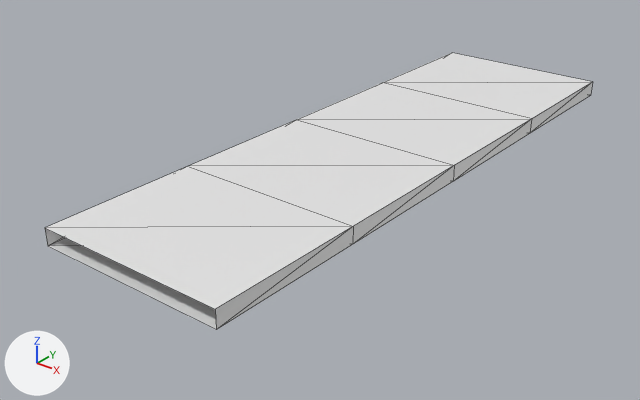
Renders of the OBJ model mesh/19.5/br4_elevated_lod.obj from each side of a commit.
The view is the same before and after, from a camera (50 mm lens) standing at (48.0, -68.2, 33.4) and looking at (-2.7, -4.7, -6.0). The lights are fixed; the arrows at lower left show +X, +Y and +Z. Mesh edges are drawn as thin lines. Where no turn or scale is listed for an object, it has been applied to the vertices. Vertices at the same position are counted once.

Script lines for the objects in view, before the commit:
```python
me_br4_elevated_lod = bpy.data.meshes.new('br4_elevated_lod')
me_br4_elevated_lod.from_pydata(...)  # 20 vertices, 32 faces; spans x -9.8..9.8, y -32.0..32.0, z -2.0..-0.3
ob_br4_elevated_lod = bpy.data.objects.new('br4_elevated_lod', me_br4_elevated_lod)
ob_br4_elevated_lod.location = (0.0, 0.0, 0.0)
```
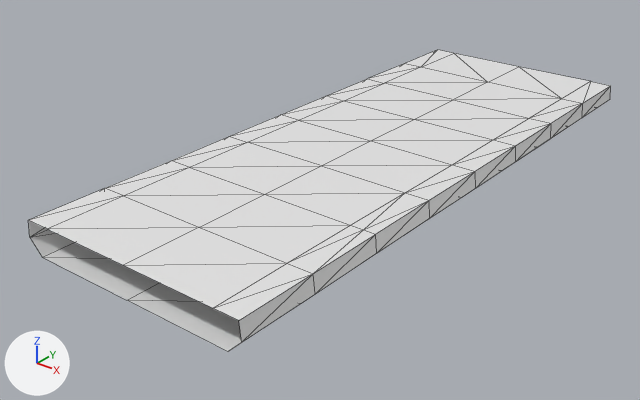
Changed parts and their boxes [x1, y1, x2, y2] in the pictures (640 x 400 px):
'br4_elevated_lod', reshaped (7% wider, 9% taller): before [45, 53, 592, 330]; after [28, 50, 611, 351]

The change in detail:
me_br4_elevated_lod is used by ob_br4_elevated_lod; location (0.0, 0.0, 0.0).
me_br4_elevated_lod had 20 vertices, 32 faces and spanned x -9.8..9.8, y -32.0..32.0, z -2.0..-0.3.
me_br4_elevated_lod now has 95 vertices, 170 faces and spans x -12.2..12.2, y -32.0..32.0, z -3.4..-0.3.
me_br4_elevated_lod part 1: the whole mesh is rebuilt.
